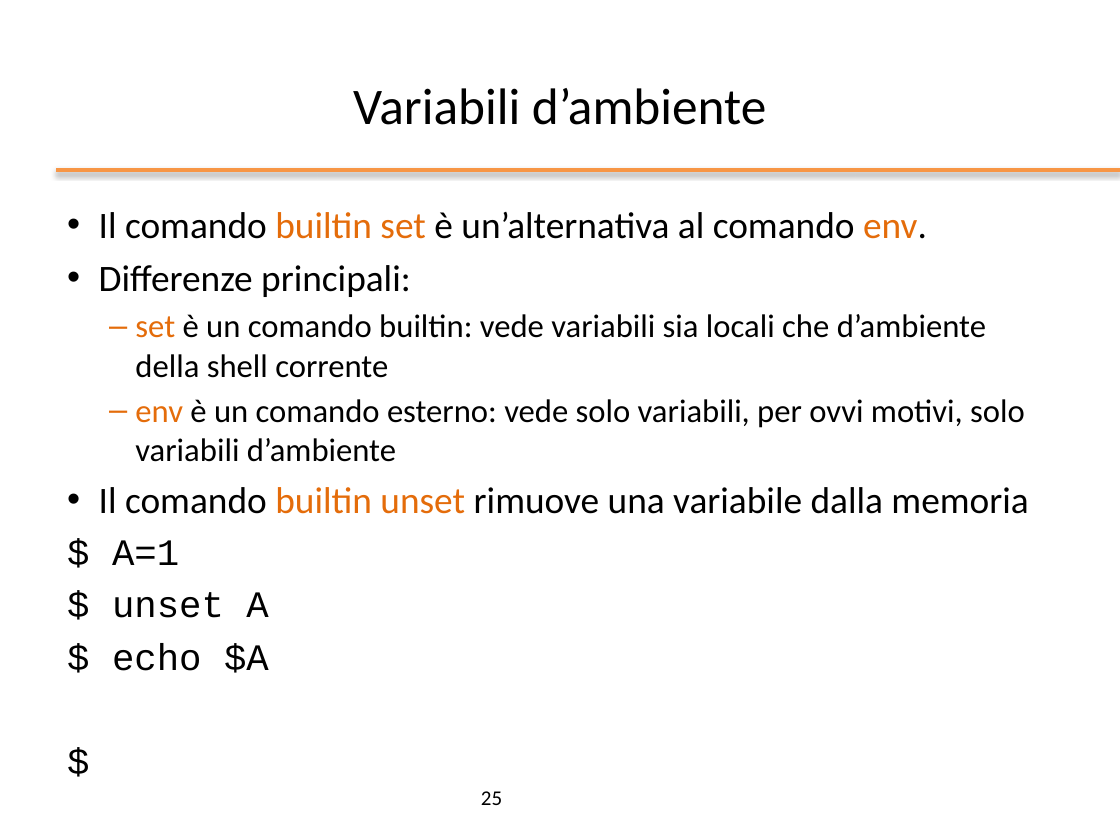
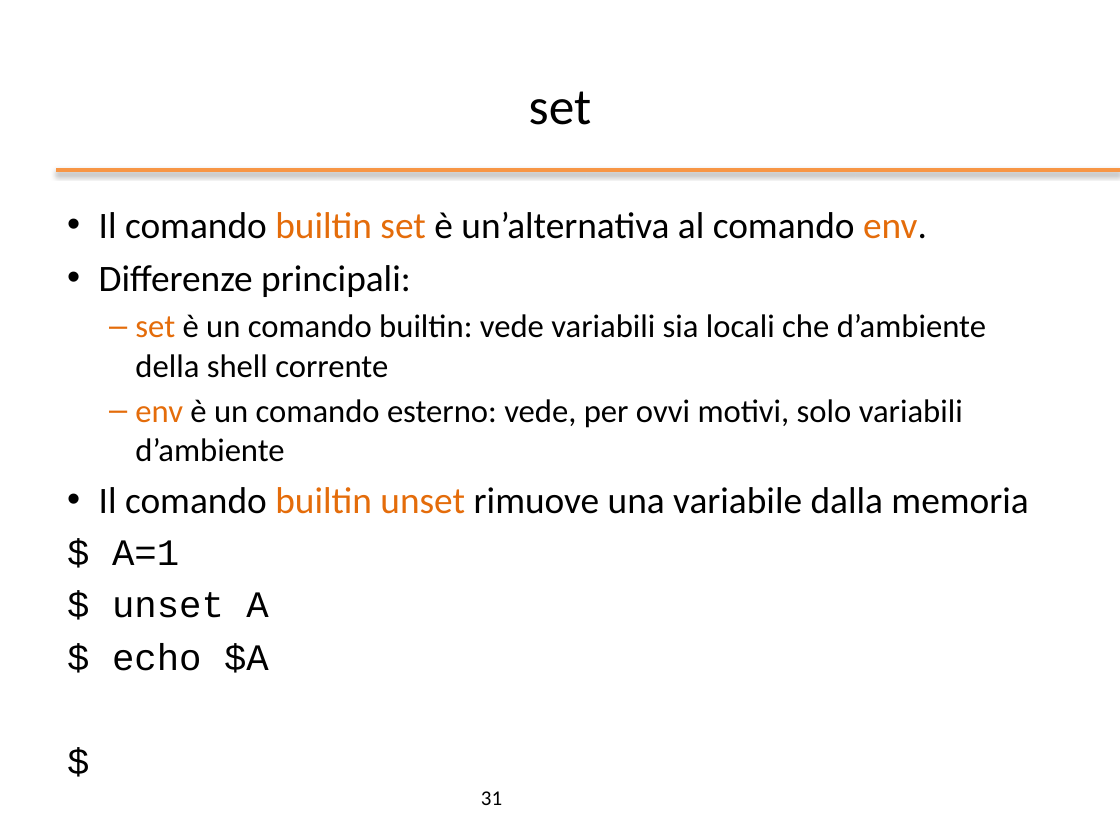
Before and after one commit to nbicocchi/operatingsystemsbsc, a slide deck: slide 31 of slides/ppt/02_Bash Basics.pptx (slide 25 before the commit). Drawn at 1120x840 pixels with LibreOffice and Linux fonts; fonts in the diff are those of the drawing; background and template pictures are left out. Boxes give left, top, right and bottom in pixels: in the first picture for what was removed or moved away, otherwise in the second. Text is boxed around its words. In the diff, an @@ line names an element or a change of style, - is before the commit and + after.

```diff
--- a/slides/ppt/02_Bash Basics.pptx
+++ b/slides/ppt/02_Bash Basics.pptx
@@ title at box(529, 91, 591, 125): text changed @@
-Variabili d’ambiente
+set
@@ text at box(135, 399, 963, 462): text changed @@
-  – env è un comando esterno: vede solo variabili, per ovvi motivi, solo variabili d’ambiente
+  – env è un comando esterno: vede, per ovvi motivi, solo variabili d’ambiente
@@ page number at box(481, 791, 502, 805): text changed @@
-25
+31
```
Also in this commit, not shown: 20 other slides changed, 6 slides added, 3 other files.
